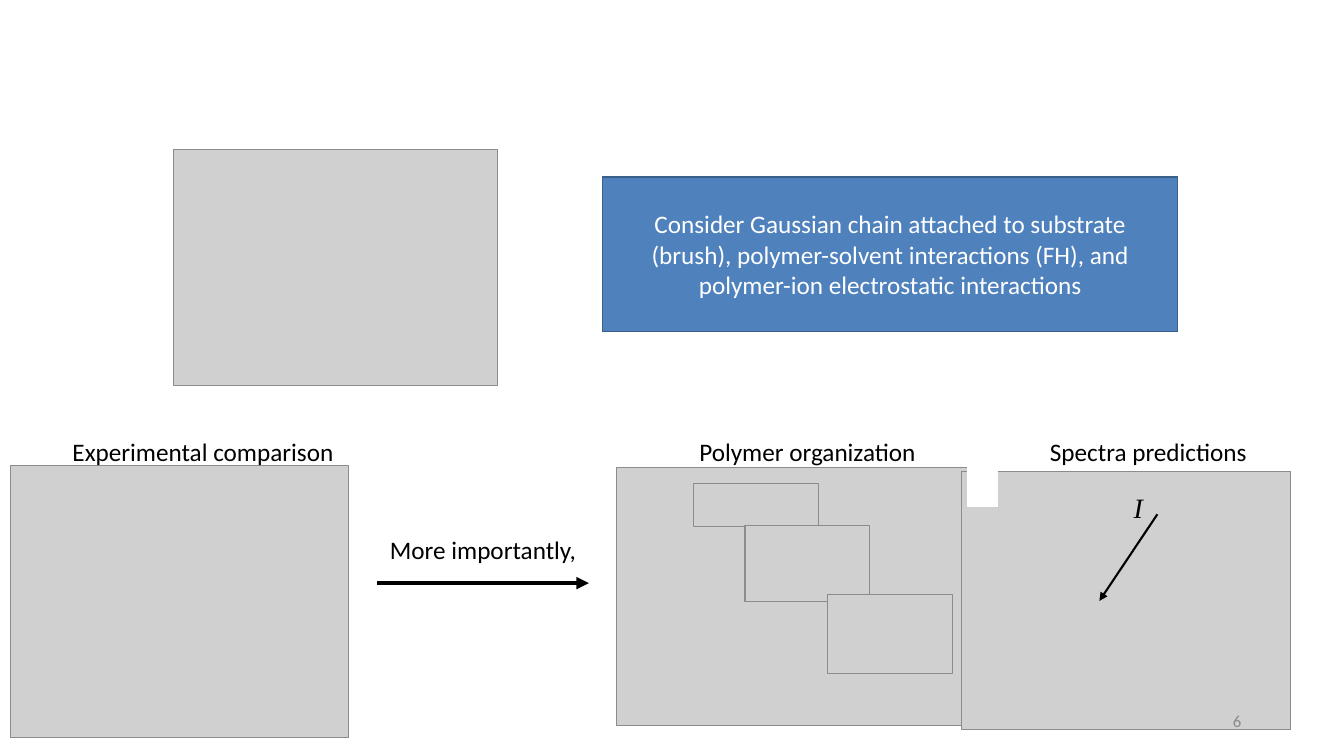
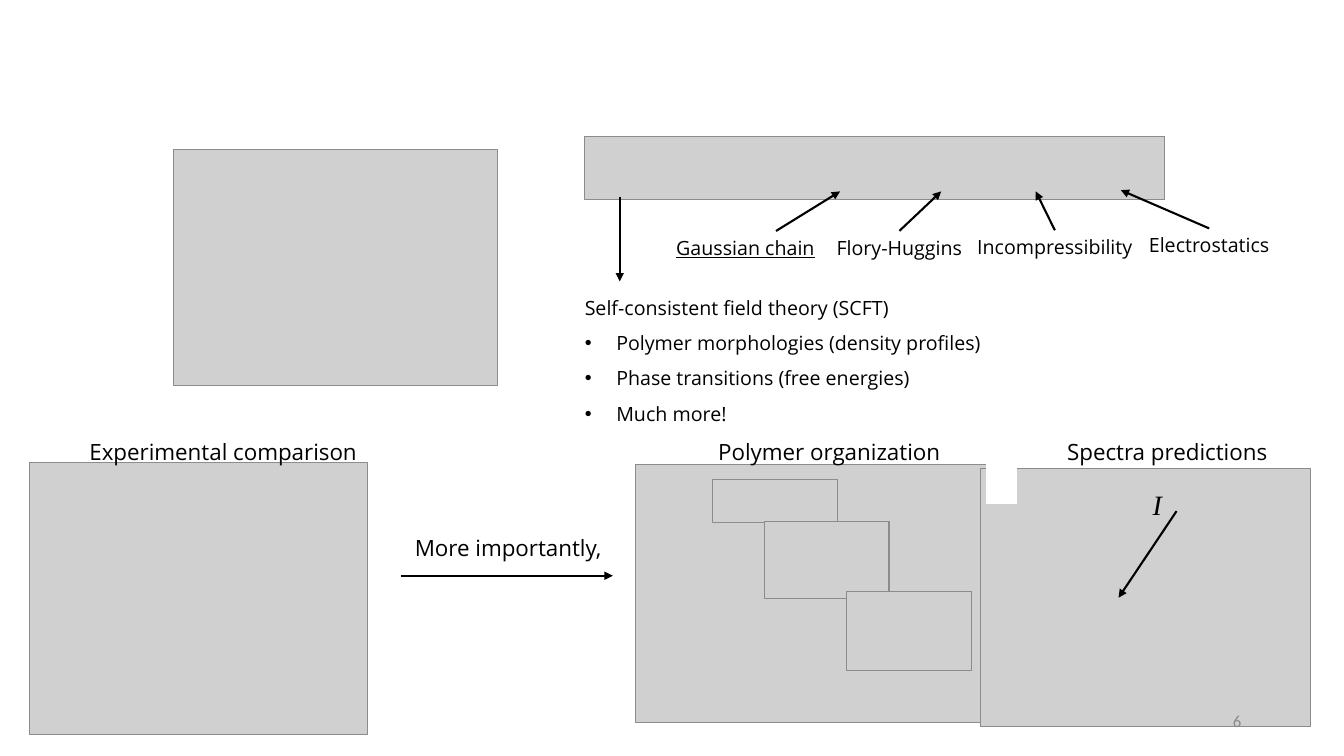
Before and after one commit to tyokokur/presentations, a slide deck: slide 6 of 20230427 CBE Student Colloquium.pptx. Drawn at 1344x756 pixels with LibreOffice and Linux fonts; fonts in the diff are those of the drawing; grey boxes stand for pictures; background and template pictures are left out. Boxes give left, top, right and bottom in pixels: in the first picture for what was removed or moved away, otherwise in the second. Text is boxed around its words. In the diff, an @@ line names an element or a change of style, - is before the commit and + after.

Commit message:
autocommit

```diff
--- a/20230427 CBE Student Colloquium.pptx
+++ b/20230427 CBE Student Colloquium.pptx
@@ picture added at (585,136,1166,199) @@
@@ rectangle removed at (603,177,1179,332) @@
-Consider Gaussian chain attached to substrate (brush), polymer-solvent interactions (FH), and polymer-ion electrostatic interactions
@@ arrow added from (620, 198) to (620, 281), #000000 1.5 pt @@
@@ arrow added from (776, 231) to (840, 192), #000000 1.5 pt @@
@@ arrow added from (899, 231) to (942, 192), #000000 1.5 pt @@
@@ arrow added from (1056, 230) to (1036, 192), #000000 1.5 pt @@
@@ arrow added from (1210, 229) to (1121, 191), #000000 1.5 pt @@
@@ text added at (977,239,1132,259), 14 pt, text #000000 @@
+Incompressibility
@@ text added at (1149,237,1269,253), 14 pt, text #000000 @@
+Electrostatics
@@ text added at (676,240,814,258), 14 pt, text #000000, underline @@
+Gaussian chain
@@ text added at (837,240,963,260), 14 pt, text #000000 @@
+Flory-Huggins
@@ text added at (585,300,980,422), 14 pt, text #000000 @@
+Self-consistent field theory (SCFT)
+• Polymer morphologies (density profiles)
+• Phase transitions (free energies)
+• Much more!
@@ text "Experimental comparison": place and size @@
-text "Experimental comparison" at (72,443,333,467)
+text "Experimental comparison" at (89,443,357,465)
@@ text "Polymer organization": place and size @@
-text "Polymer organization" at (699,443,915,466)
+text "Polymer organization" at (718,443,940,465)
@@ text "Spectra predictions": place and size @@
-text "Spectra predictions" at (1050,443,1246,465)
+text "Spectra predictions" at (1067,443,1267,465)
@@ size 18 to 16 pt, font Calibri to Open Sans in 4 elements at (1067,443,1267,465), (89,443,357,465), (718,443,940,465), (415,539,601,562) @@
@@ text "More importantly,": place and size @@
-text "More importantly," at (390,541,575,563)
+text "More importantly," at (415,539,601,562)
@@ 6 pictures, 1 text, 1 rectangle, 1 arrow: place and size @@
-6 pictures, 1 text, 1 rectangle, 1 arrow at (11,466,1292,738)
+6 pictures, 1 text, 1 rectangle, 1 arrow at (30,463,1311,735)
@@ arrow moved from (377, 583) - (589, 583) to (401, 576) - (613, 576) @@
@@ arrow (401, 576) - (613, 576): stroke #000000 3 pt to #000000 1.5 pt @@
```
